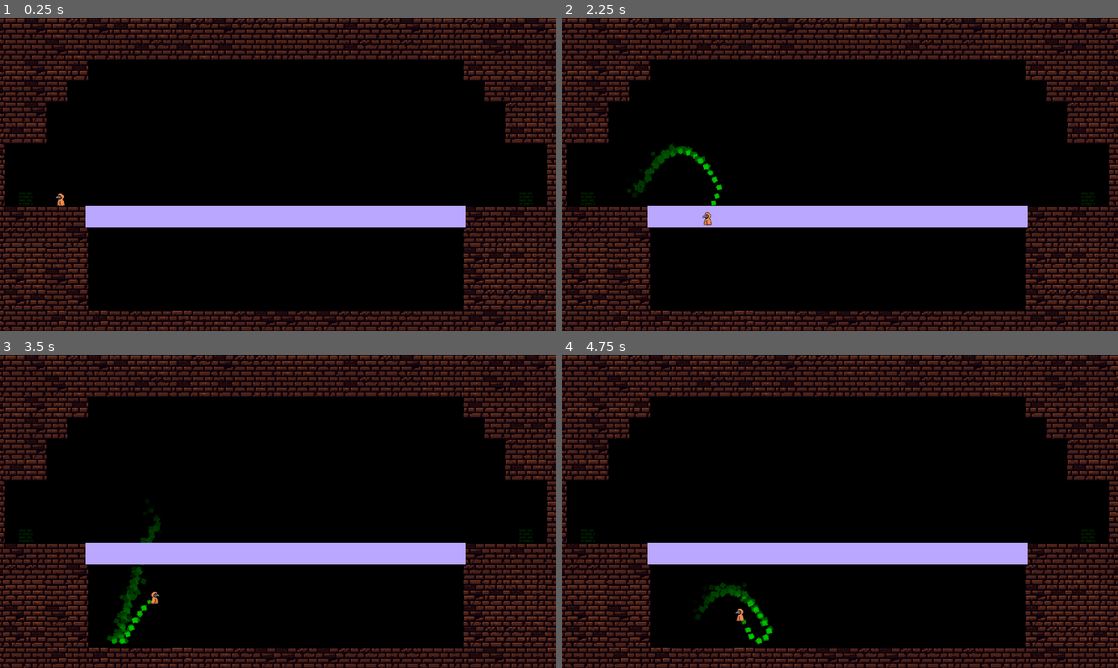
Above: before the commit, frames 1-4 (two rows, left to right).
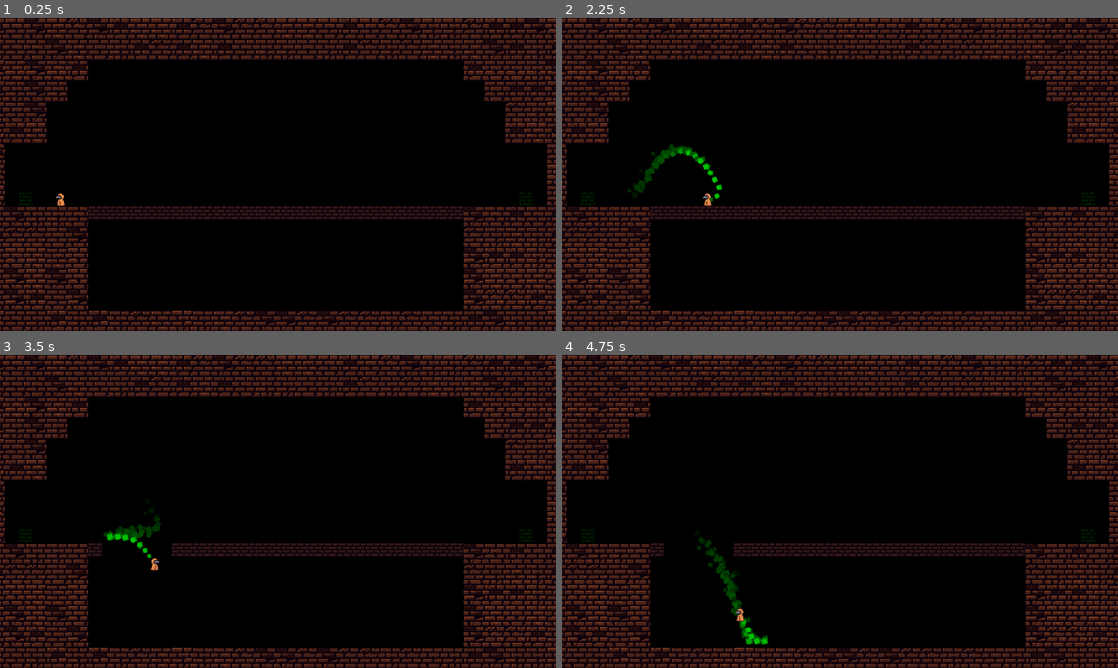
Above: after the commit, the same moments.

Repository: greatbrick0/GdFallJam2025
Game: Godot game, scene res://Scenes/Levels/level_6.tscn
The game is run twice, just before and just after one commit, with the same random seed, the same clock (stepped at 60 frames per second) and the same inputs. This scene is started directly instead of the project's main scene. Sound files missing from this copy of the repository are replaced by a short silence.
Inputs:
- Up to frame 1 (0.25 s): no input
- Up to frame 2 (2.25 s): tap Enter at 0.5 s; hold D (moveright) 0.53-2.03 s; tap E (interact) at 0.6, 1.35, 2.1 s; tap Space (jump) at 0.77, 1.52 s; hold A (moveleft) from 2.03 s (still down)
- Up to frame 3 (3.5 s): release A (moveleft) at 2.78 s; hold D (moveright) from 2.78 s (still down); tap E (interact) at 2.85 s; tap Space (jump) at 3.02 s
- Up to frame 4 (4.75 s): tap E (interact) at 3.6, 4.35 s; tap Space (jump) at 3.77, 4.52 s; release D (moveright) at 4.28 s; hold A (moveleft) from 4.28 s (still down)

The runs differ from the first frame. In frame 1, 4.9% of the frame differs, in the area x 15-84%, y 60-68%; in frame 2, 4.9%; in frame 3, 5.9%, in the area x 15-84%, y 54-93%; in frame 4, 5.7%.

Commit message:
Added Bridge

Diff:
--- /dev/null
+++ b/gdfalljam/Scenes/Level Elements/bridge.tscn
@@ -0,0 +1,37 @@
+[gd_scene load_steps=5 format=3 uid="uid://cvvui0urjk1rx"]
+
+[ext_resource type="Script" uid="uid://cxxmwb38bfofv" path="res://Scripts/bridge.gd" id="1_87nni"]
+[ext_resource type="Texture2D" uid="uid://bd0sl13j16v4l" path="res://Sprites/Wall_Flat_6Variations.png" id="2_3ebhk"]
+
+[sub_resource type="RectangleShape2D" id="RectangleShape2D_oxmxq"]
+size = Vector2(64, 64)
+
+[sub_resource type="RectangleShape2D" id="RectangleShape2D_gkq0d"]
+size = Vector2(64, 64)
+
+[node name="Bridge" type="Node2D"]
+script = ExtResource("1_87nni")
+
+[node name="Visuals" type="Node2D" parent="."]
+
+[node name="Sprite2D" type="Sprite2D" parent="Visuals"]
+modulate = Color(0.584507, 0.54245, 0.878906, 1)
+scale = Vector2(2, 2)
+texture = ExtResource("2_3ebhk")
+region_enabled = true
+region_rect = Rect2(0, 0, 32, 32)
+
+[node name="StaticBody2D" type="StaticBody2D" parent="."]
+
+[node name="CollisionShape2D" type="CollisionShape2D" parent="StaticBody2D"]
+shape = SubResource("RectangleShape2D_oxmxq")
+
+[node name="TriggerArea" type="Area2D" parent="."]
+position = Vector2(0, -32)
+collision_layer = 32
+collision_mask = 16
+
+[node name="CollisionShape2D" type="CollisionShape2D" parent="TriggerArea"]
+shape = SubResource("RectangleShape2D_gkq0d")
+
+[connection signal="area_entered" from="TriggerArea" to="." method="_on_trigger_area_area_entered"]
--- a/gdfalljam/Scenes/Levels/level_11.tscn
+++ b/gdfalljam/Scenes/Levels/level_11.tscn
@@ -62,7 +62,6 @@
 
 [node name="Bars" parent="." instance=ExtResource("8_amuwe")]
 position = Vector2(792, -494)
-blockers = 1
 
 [node name="PressurePlate" parent="." instance=ExtResource("9_6b28d")]
 position = Vector2(408, -494)
--- a/gdfalljam/Scenes/Levels/level_12.tscn
+++ b/gdfalljam/Scenes/Levels/level_12.tscn
@@ -1,7 +1,8 @@
-[gd_scene load_steps=3 format=4 uid="uid://dctfpwl6i3wxf"]
+[gd_scene load_steps=4 format=4 uid="uid://dctfpwl6i3wxf"]
 
 [ext_resource type="PackedScene" uid="uid://uxmg7mq10mgq" path="res://Scenes/Level Elements/player.tscn" id="1_p302k"]
 [ext_resource type="TileSet" uid="uid://y5q7a6m80lot" path="res://tileset1.tres" id="2_svmjr"]
+[ext_resource type="PackedScene" uid="uid://eiq2oqtoafcv" path="res://Scenes/Level Elements/exit_door.tscn" id="3_svmjr"]
 
 [node name="Level1" type="Node2D"]
 
@@ -23,22 +24,6 @@
 scale = Vector2(3, 3)
 tile_map_data = PackedByteArray("AAD4/wIAAAACAAEAAAD5/wIAAAABAAAAAAD6/wIAAAABAAEAAAD7/wIAAAAAAAAAAAAAAAIAAAACAAEAAAABAA …(6736 unchanged characters)…
 tile_set = ExtResource("2_svmjr")
-
-[node name="EntryDoor" type="ColorRect" parent="."]
-offset_left = -1847.0
-offset_top = -50.0
-offset_right = -1747.0
-offset_bottom = 250.0
-color = Color(0.445273, 0.91855, 1, 1)
-metadata/_edit_use_anchors_ = true
-
-[node name="ExitDoor" type="ColorRect" parent="."]
-offset_left = 275.0
-offset_top = -1011.0
-offset_right = 375.0
-offset_bottom = -711.0
-color = Color(0.955203, 0.894287, 0, 1)
-metadata/_edit_use_anchors_ = true
 
 [node name="ExitButton" type="ColorRect" parent="."]
 offset_left = 78.0
@@ -150,3 +135,11 @@
 offset_right = 24.0
 offset_bottom = 248.0
 color = Color(0.876153, 0, 0.0757443, 1)
+
+[node name="ExitDoor2" parent="." instance=ExtResource("3_svmjr")]
+position = Vector2(312, -750)
+nextLevel = "res://Scenes/Levels/level_13.tscn"
+
+[node name="ExitDoor3" parent="." instance=ExtResource("3_svmjr")]
+position = Vector2(-1800, 210)
+decorative = true
--- a/gdfalljam/Scenes/Levels/level_13.tscn
+++ b/gdfalljam/Scenes/Levels/level_13.tscn
@@ -1,7 +1,8 @@
-[gd_scene load_steps=3 format=4 uid="uid://20peqdosm72k"]
+[gd_scene load_steps=4 format=4 uid="uid://b4lemoprrtkrm"]
 
-[ext_resource type="PackedScene" uid="uid://uxmg7mq10mgq" path="res://Scenes/player.tscn" id="1_p302k"]
+[ext_resource type="PackedScene" uid="uid://uxmg7mq10mgq" path="res://Scenes/Level Elements/player.tscn" id="1_p302k"]
 [ext_resource type="TileSet" uid="uid://y5q7a6m80lot" path="res://tileset1.tres" id="2_svmjr"]
+[ext_resource type="PackedScene" uid="uid://eiq2oqtoafcv" path="res://Scenes/Level Elements/exit_door.tscn" id="3_d3xne"]
 
 [node name="Level1" type="Node2D"]
 
@@ -23,22 +24,6 @@
 scale = Vector2(3, 3)
 tile_map_data = PackedByteArray("AAD6/wIAAAAAAAEAAAD6/wMAAAACAAAAAAD5/wMAAAACAAEAAAAGAAIAAAACAAAAAAD4/wMAAAACAAAAAAAGAA …(3936 unchanged characters)…
 tile_set = ExtResource("2_svmjr")
-
-[node name="EntryDoor" type="ColorRect" parent="."]
-offset_left = -1547.0
-offset_top = -48.0
-offset_right = -1447.0
-offset_bottom = 252.0
-color = Color(0.445273, 0.91855, 1, 1)
-metadata/_edit_use_anchors_ = true
-
-[node name="ExitDoor" type="ColorRect" parent="."]
-offset_left = 938.0
-offset_top = -822.0
-offset_right = 1038.0
-offset_bottom = -522.0
-color = Color(0.955203, 0.894287, 0, 1)
-metadata/_edit_use_anchors_ = true
 
 [node name="ExitButton" type="ColorRect" parent="."]
 offset_left = 379.0
@@ -150,3 +135,11 @@
 offset_bottom = -424.0
 color = Color(0.730332, 0.655592, 1, 1)
 metadata/_edit_use_anchors_ = true
+
+[node name="ExitDoor2" parent="." instance=ExtResource("3_d3xne")]
+position = Vector2(984, -558)
+nextLevel = "res://Scenes/Levels/level_14.tscn"
+
+[node name="ExitDoor3" parent="." instance=ExtResource("3_d3xne")]
+position = Vector2(-1512, 210)
+decorative = true
--- a/gdfalljam/Scenes/Levels/level_14.tscn
+++ b/gdfalljam/Scenes/Levels/level_14.tscn
@@ -1,7 +1,8 @@
-[gd_scene load_steps=3 format=4 uid="uid://d1fpj7us8o4qh"]
+[gd_scene load_steps=4 format=4 uid="uid://d1fpj7us8o4qh"]
 
-[ext_resource type="PackedScene" uid="uid://uxmg7mq10mgq" path="res://Scenes/player.tscn" id="1_foadf"]
+[ext_resource type="PackedScene" uid="uid://uxmg7mq10mgq" path="res://Scenes/Level Elements/player.tscn" id="1_foadf"]
 [ext_resource type="TileSet" uid="uid://y5q7a6m80lot" path="res://tileset1.tres" id="2_4t6j2"]
+[ext_resource type="PackedScene" uid="uid://eiq2oqtoafcv" path="res://Scenes/Level Elements/exit_door.tscn" id="3_4t6j2"]
 
 [node name="Level1" type="Node2D"]
 
@@ -23,20 +24,6 @@
 scale = Vector2(3, 3)
 tile_map_data = PackedByteArray("AAAJAAEAAAAAAAAAAAAIAAEAAAABAAEAAAAEAAEAAAACAAEAAAADAAEAAAABAAAAAAD//wEAAAACAAAAAAD+/w …(5040 unchanged characters)…
 tile_set = ExtResource("2_4t6j2")
-
-[node name="EntryDoor" type="ColorRect" parent="."]
-offset_left = -2051.0
-offset_top = 238.0
-offset_right = -1951.0
-offset_bottom = 538.0
-color = Color(0.445273, 0.91855, 1, 1)
-
-[node name="ExitDoor" type="ColorRect" parent="."]
-offset_left = -1626.0
-offset_top = 236.0
-offset_right = -1526.0
-offset_bottom = 536.0
-color = Color(0.955203, 0.894287, 0, 1)
 
 [node name="ExitButton" type="ColorRect" parent="."]
 offset_left = -1132.0
@@ -163,3 +150,11 @@
 offset_right = 601.0
 offset_bottom = 248.0
 color = Color(0.730332, 0.655592, 1, 1)
+
+[node name="ExitDoor2" parent="." instance=ExtResource("3_4t6j2")]
+position = Vector2(-1576, 498)
+nextLevel = "res://Scenes/win_screen.tscn"
+
+[node name="ExitDoor3" parent="." instance=ExtResource("3_4t6j2")]
+position = Vector2(-1992, 498)
+decorative = true
--- a/gdfalljam/Scenes/Levels/level_6.tscn
+++ b/gdfalljam/Scenes/Levels/level_6.tscn
@@ -1,8 +1,9 @@
-[gd_scene load_steps=4 format=4 uid="uid://pxjravu6jd2l"]
+[gd_scene load_steps=5 format=4 uid="uid://pxjravu6jd2l"]
 
 [ext_resource type="PackedScene" uid="uid://uxmg7mq10mgq" path="res://Scenes/Level Elements/player.tscn" id="1_efpaj"]
 [ext_resource type="TileSet" uid="uid://y5q7a6m80lot" path="res://tileset1.tres" id="2_arbu7"]
 [ext_resource type="PackedScene" uid="uid://eiq2oqtoafcv" path="res://Scenes/Level Elements/exit_door.tscn" id="3_rt0ev"]
+[ext_resource type="PackedScene" uid="uid://cvvui0urjk1rx" path="res://Scenes/Level Elements/bridge.tscn" id="4_vrotf"]
 
 [node name="Level2" type="Node2D"]
 
@@ -24,14 +25,6 @@
 tile_map_data = PackedByteArray("AAD4/wEAAAACAAEAAAD4/wIAAAABAAEAAAD4/wMAAAACAAEAAAD4/wQAAAACAAEAAAAKAPn/AAABAAAAAAAJAP …(3536 unchanged characters)…
 tile_set = ExtResource("2_arbu7")
 
-[node name="Bridge" type="ColorRect" parent="."]
-offset_left = -884.0
-offset_top = 145.0
-offset_right = 866.0
-offset_bottom = 245.0
-color = Color(0.730332, 0.655592, 1, 1)
-metadata/_edit_use_anchors_ = true
-
 [node name="ExitDoor2" parent="." instance=ExtResource("3_rt0ev")]
 position = Vector2(1144, 114)
 nextLevel = "res://Scenes/Levels/level_7.tscn"
@@ -39,3 +32,84 @@
 [node name="ExitDoor3" parent="." instance=ExtResource("3_rt0ev")]
 position = Vector2(-1160, 114)
 decorative = true
+
+[node name="Bridge2" parent="." instance=ExtResource("4_vrotf")]
+position = Vector2(-840, 178)
+
+[node name="Bridge3" parent="." instance=ExtResource("4_vrotf")]
+position = Vector2(-776, 178)
+
+[node name="Bridge4" parent="." instance=ExtResource("4_vrotf")]
+position = Vector2(-712, 178)
+
+[node name="Bridge5" parent="." instance=ExtResource("4_vrotf")]
+position = Vector2(-648, 178)
+
+[node name="Bridge6" parent="." instance=ExtResource("4_vrotf")]
+position = Vector2(-584, 178)
+
+[node name="Bridge7" parent="." instance=ExtResource("4_vrotf")]
+position = Vector2(-520, 178)
+
+[node name="Bridge8" parent="." instance=ExtResource("4_vrotf")]
+position = Vector2(-456, 178)
+
+[node name="Bridge9" parent="." instance=ExtResource("4_vrotf")]
+position = Vector2(-392, 178)
+
+[node name="Bridge10" parent="." instance=ExtResource("4_vrotf")]
+position = Vector2(-328, 178)
+
+[node name="Bridge11" parent="." instance=ExtResource("4_vrotf")]
+position = Vector2(-264, 178)
+
+[node name="Bridge12" parent="." instance=ExtResource("4_vrotf")]
+position = Vector2(-200, 178)
+
+[node name="Bridge13" parent="." instance=ExtResource("4_vrotf")]
+position = Vector2(-136, 178)
+
+[node name="Bridge14" parent="." instance=ExtResource("4_vrotf")]
+position = Vector2(-72, 178)
+
+[node name="Bridge15" parent="." instance=ExtResource("4_vrotf")]
+position = Vector2(-8, 178)
+
+[node name="Bridge16" parent="." instance=ExtResource("4_vrotf")]
+position = Vector2(56, 178)
+
+[node name="Bridge17" parent="." instance=ExtResource("4_vrotf")]
+position = Vector2(120, 178)
+
+[node name="Bridge18" parent="." instance=ExtResource("4_vrotf")]
+position = Vector2(184, 178)
+
+[node name="Bridge19" parent="." instance=ExtResource("4_vrotf")]
+position = Vector2(248, 178)
+
+[node name="Bridge20" parent="." instance=ExtResource("4_vrotf")]
+position = Vector2(312, 178)
+
+[node name="Bridge21" parent="." instance=ExtResource("4_vrotf")]
+position = Vector2(376, 178)
+
+[node name="Bridge22" parent="." instance=ExtResource("4_vrotf")]
+position = Vector2(440, 178)
+
+[node name="Bridge23" parent="." instance=ExtResource("4_vrotf")]
+position = Vector2(504, 178)
+
+[node name="Bridge24" parent="." instance=ExtResource("4_vrotf")]
+position = Vector2(568, 178)
+
+[node name="Bridge25" parent="." instance=ExtResource("4_vrotf")]
+position = Vector2(632, 178)
+
+[node name="Bridge26" parent="." instance=ExtResource("4_vrotf")]
+position = Vector2(696, 178)
+
+[node name="Bridge27" parent="." instance=ExtResource("4_vrotf")]
+position = Vector2(760, 178)
+
+[node name="Bridge28" parent="." instance=ExtResource("4_vrotf")]
+position = Vector2(824, 178)
--- a/gdfalljam/Scenes/Levels/level_8.tscn
+++ b/gdfalljam/Scenes/Levels/level_8.tscn
@@ -1,7 +1,8 @@
-[gd_scene load_steps=3 format=4 uid="uid://wyro687p15re"]
+[gd_scene load_steps=4 format=4 uid="uid://wyro687p15re"]
 
 [ext_resource type="PackedScene" uid="uid://uxmg7mq10mgq" path="res://Scenes/Level Elements/player.tscn" id="1_hggss"]
 [ext_resource type="TileSet" uid="uid://y5q7a6m80lot" path="res://tileset1.tres" id="2_rt0ev"]
+[ext_resource type="PackedScene" uid="uid://eiq2oqtoafcv" path="res://Scenes/Level Elements/exit_door.tscn" id="3_wb0au"]
 
 [node name="Level2" type="Node2D"]
 
@@ -22,22 +23,6 @@
 scale = Vector2(3, 3)
 tile_map_data = PackedByteArray("AAD4/wEAAAAAAAAAAAD4/wIAAAACAAEAAAD4/wMAAAABAAAAAAD4/wQAAAABAAEAAAAKAPn/AAACAAAAAAAJAP …(4336 unchanged characters)…
 tile_set = ExtResource("2_rt0ev")
-
-[node name="EntryDoor" type="ColorRect" parent="."]
-offset_left = -1208.0
-offset_top = -150.0
-offset_right = -1108.0
-offset_bottom = 150.0
-color = Color(0.445273, 0.91855, 1, 1)
-metadata/_edit_use_anchors_ = true
-
-[node name="ExitDoor" type="ColorRect" parent="."]
-offset_left = 1096.0
-offset_top = -150.0
-offset_right = 1196.0
-offset_bottom = 150.0
-color = Color(0.955203, 0.894287, 0, 1)
-metadata/_edit_use_anchors_ = true
 
 [node name="ExitButton" type="ColorRect" parent="."]
 offset_left = 79.0
@@ -77,3 +62,11 @@
 offset_bottom = 245.0
 color = Color(0.730332, 0.655592, 1, 1)
 metadata/_edit_use_anchors_ = true
+
+[node name="ExitDoor2" parent="." instance=ExtResource("3_wb0au")]
+position = Vector2(1144, 114)
+nextLevel = "res://Scenes/Levels/level_9.tscn"
+
+[node name="ExitDoor3" parent="." instance=ExtResource("3_wb0au")]
+position = Vector2(-1160, 114)
+decorative = true
--- /dev/null
+++ b/gdfalljam/Scripts/bridge.gd
@@ -0,0 +1,7 @@
+extends Node2D
+
+func _on_trigger_area_area_entered(area):
+	call_deferred("AttemptDestroyBridge")
+
+func AttemptDestroyBridge() -> void:
+	queue_free()
Not shown, added: gdfalljam/Scripts/bridge.gd.uid
